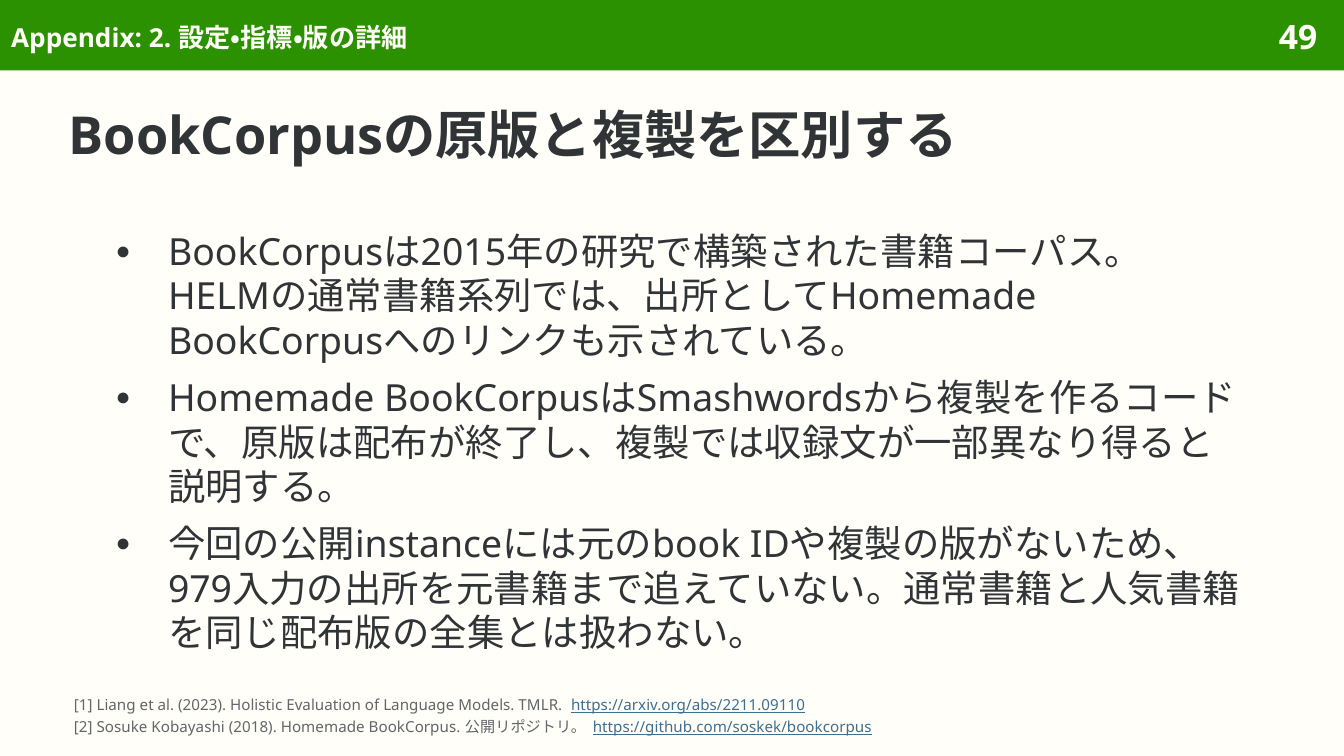
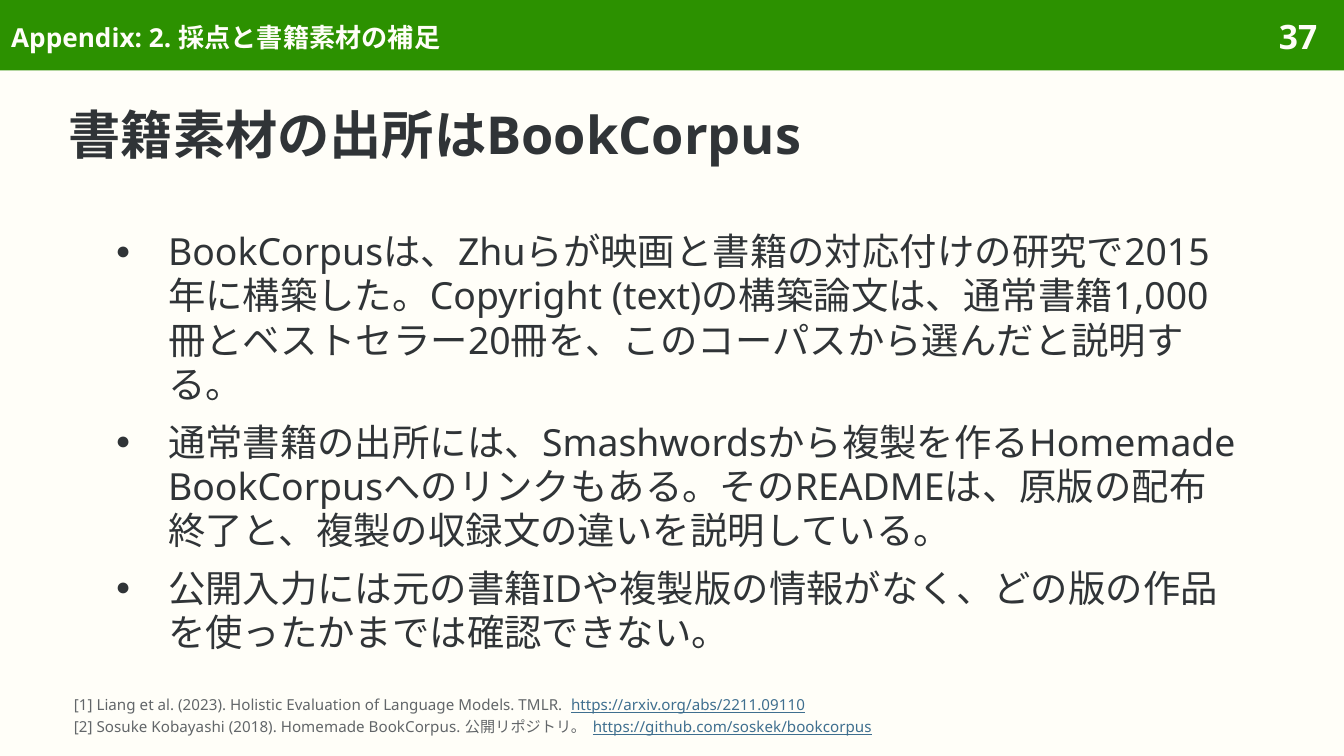
Before and after one commit to sasakiy84/datasets-in-10-minutes, a slide deck: slide 37 of slides/datasets-in-10-minutes-copyright-text.pptx (slide 49 before the commit). Drawn at 1344x756 pixels with LibreOffice and Linux fonts; fonts in the diff are those of the drawing. Boxes give left, top, right and bottom in pixels: in the first picture for what was removed or moved away, otherwise in the second. Text is boxed around its words. In the diff, an @@ line names an element or a change of style, - is before the commit and + after.

Commit message:
Present book reproduction task with concise examples and original metrics

```diff
--- a/slides/datasets-in-10-minutes-copyright-text.pptx
+++ b/slides/datasets-in-10-minutes-copyright-text.pptx
@@ title at (x1=11, y1=24, x2=440, y2=54): text changed @@
-Appendix: 2. 設定・指標・版の詳細
+Appendix: 2. 採点と書籍素材の補足
@@ page number at (x1=1279, y1=24, x2=1317, y2=50): text changed @@
-49
+37
@@ title at (x1=69, y1=109, x2=801, y2=167): text changed @@
-BookCorpusの原版と複製を区別する
+書籍素材の出所はBookCorpus
@@ text at (x1=168, y1=233, x2=1236, y2=649): text changed @@
-● BookCorpusは2015年の研究で構築された書籍コーパス。HELMの通常書籍系列では、出所としてHomemade BookCorpusへのリンクも示されている。
-● Homemade BookCorpusはSmashwordsから複製を作るコードで、原版は配布が終了し、複製では収録文が一部異なり得ると説明する。
-● 今回の公開instanceには元のbook IDや複製の版がないため、979入力の出所を元書籍まで追えていない。通常書籍と人気書籍を同じ配布版の全集とは扱わない。
+● BookCorpusは、Zhuらが映画と書籍の対応付けの研究で2015年に構築した。Copyright (text)の構築論文は、通常書籍1,000冊とベストセラー20冊を、このコーパスから選んだと説明する。
+● 通常書籍の出所には、Smashwordsから複製を作るHomemade BookCorpusへのリンクもある。そのREADMEは、原版の配布終了と、複製の収録文の違いを説明している。
+● 公開入力には元の書籍IDや複製版の情報がなく、どの版の作品を使ったかまでは確認できない。
```
Also in this commit, not shown: 39 other slides changed, 14 slides removed, 52 other files.
